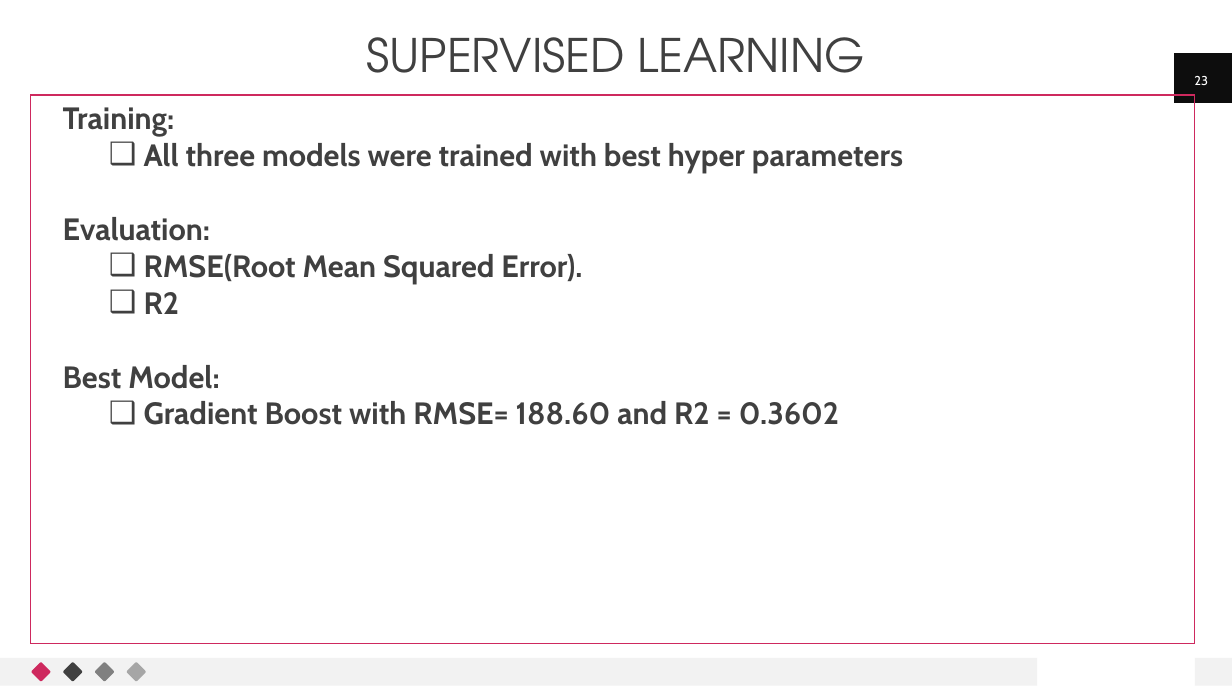
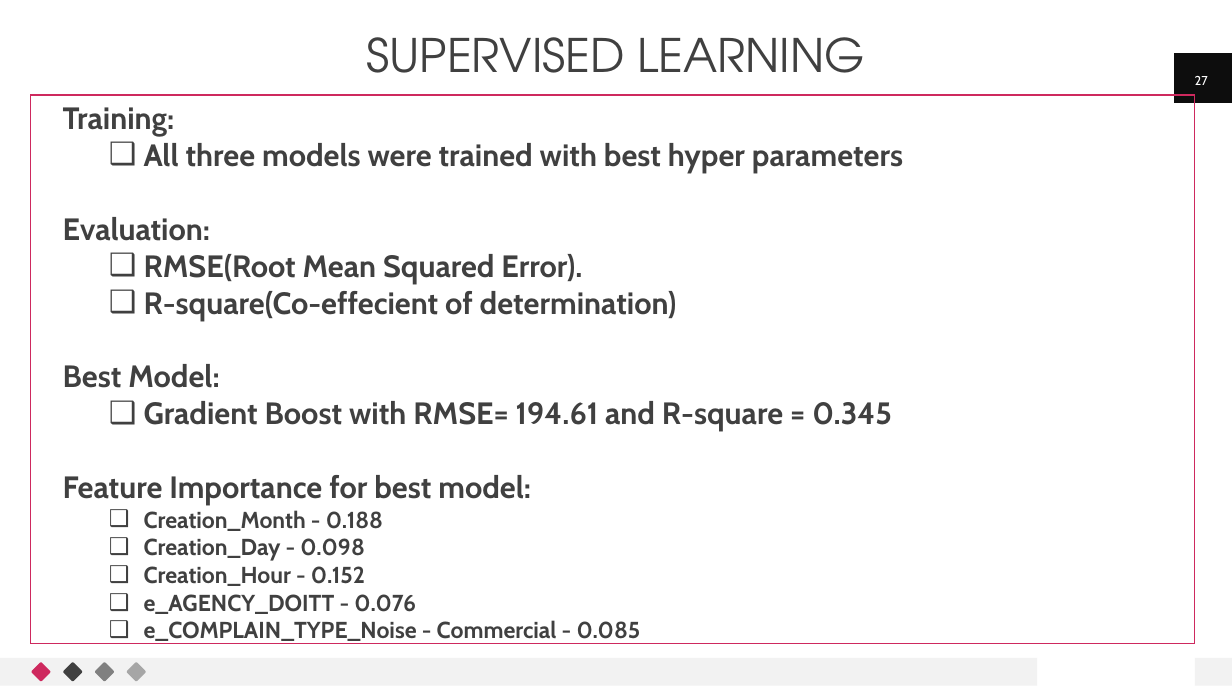
Before and after one commit to hareeshkavumkulath/BigdataAnalytics, a slide deck: slide 27 of Presentation/Presentation_Updated.pptx (slide 23 before the commit). Drawn at 1232x693 pixels with LibreOffice and Linux fonts; fonts in the diff are those of the drawing. Boxes give left, top, right and bottom in pixels: in the first picture for what was removed or moved away, otherwise in the second. Text is boxed around its words. In the diff, an @@ line names an element or a change of style, - is before the commit and + after.

```diff
--- a/Presentation/Presentation_Updated.pptx
+++ b/Presentation/Presentation_Updated.pptx
@@ page number at (1195, 76, 1208, 85): text changed @@
-23
+27
@@ text at (144, 291, 677, 320): text changed @@
-  ❑ R2
+  ❑ R-square(Co-effecient of determination)
@@ text at (63, 401, 892, 644): text changed; size 24 to 18 pt @@
-  ❑ Gradient Boost with RMSE= 188.60 and R2 = 0.3602
+  ❑ Gradient Boost with RMSE= 194.61 and R-square = 0.345
+Feature Importance for best model:
+  ❑ Creation_Month - 0.188
+  ❑ Creation_Day - 0.098
+  ❑ Creation_Hour - 0.152
+  ❑ e_AGENCY_DOITT - 0.076
+  ❑ e_COMPLAIN_TYPE_Noise - Commercial - 0.085
```
Also in this commit, not shown: 5 other slides changed, 1 other file.
